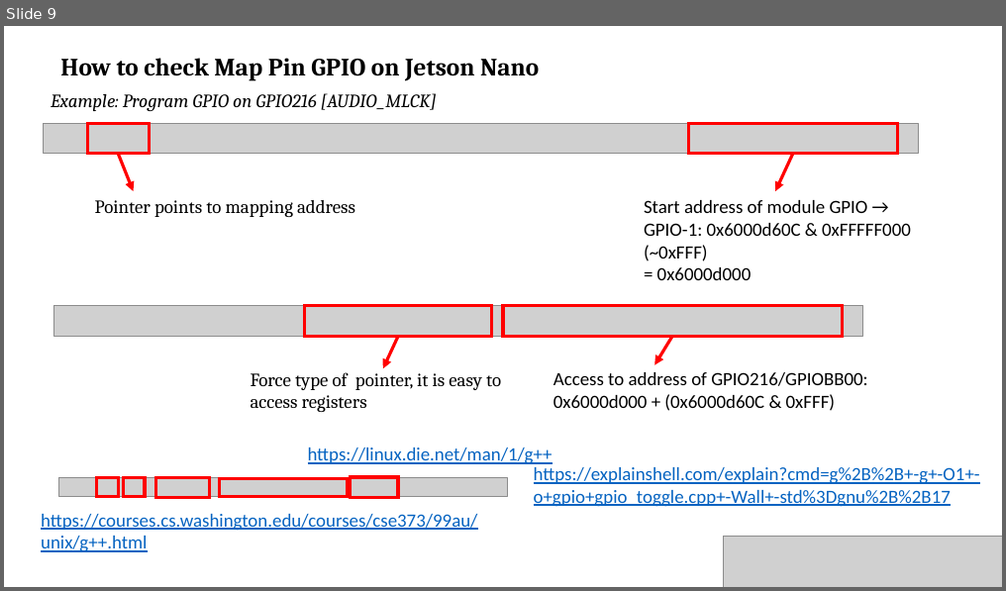
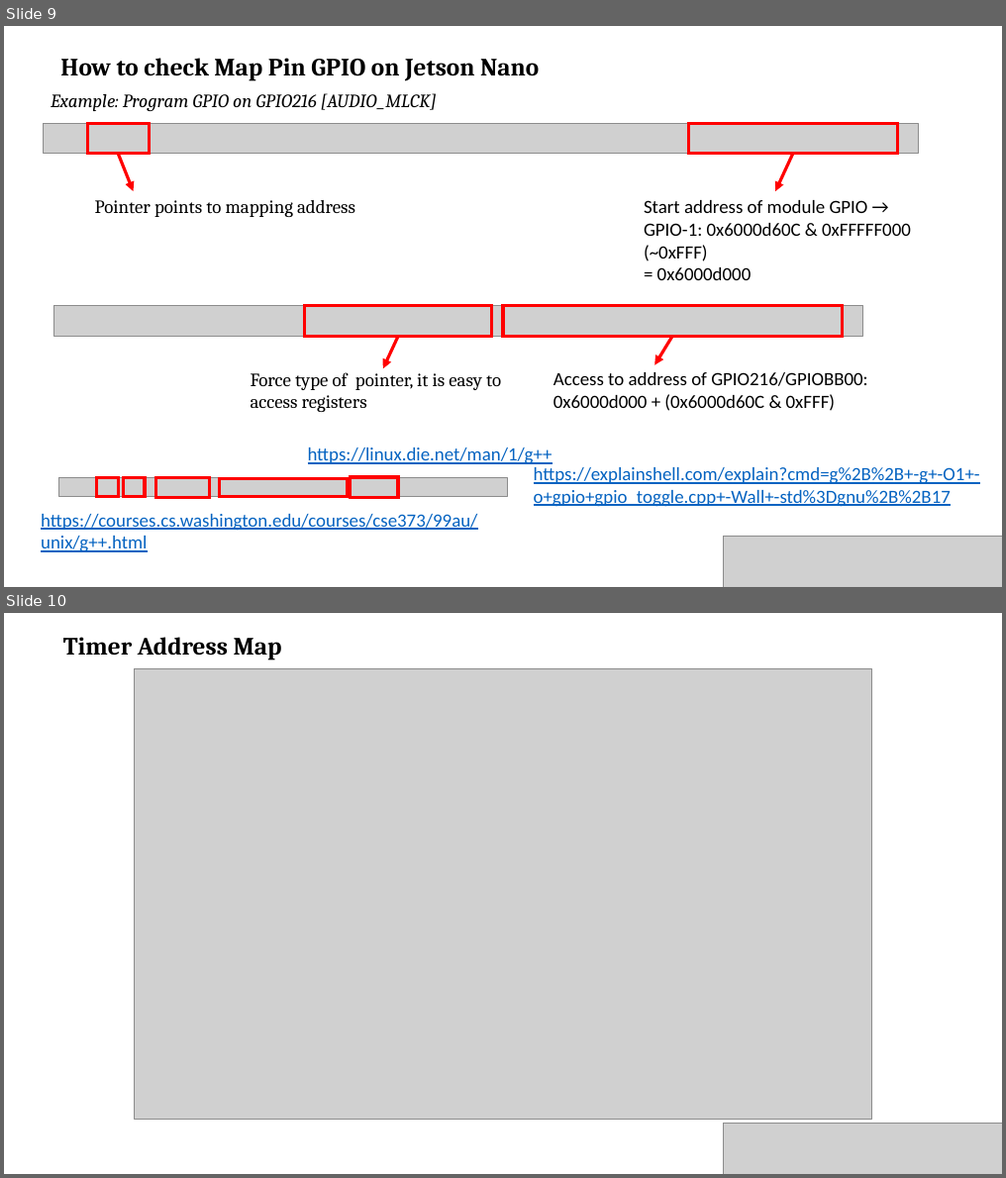
Before and after one commit to thanhhaibk96/Jetson-Nano-Tutorial, a slide deck: Tutorial.pptx. Shown one above the other, each under a label of ours: slide 9 before the commit, slides 9 and 10 after it. The pictures are 1006x591 and 1006x1178 pixels, drawn with LibreOffice and Linux fonts; fonts in the diff are those of the drawing; grey boxes stand for pictures. Boxes give left, top, right and bottom in pixels: in the first picture for what was removed or moved away, otherwise in the second. Text is boxed around its words. In the diff, an @@ line names an element or a change of style, - is before the commit and + after.

```diff
--- a/Tutorial.pptx
+++ b/Tutorial.pptx
@@ slide 10 added at (x1=4, y1=613, x2=1002, y2=1174), background #FFFFFF @@
@@ text added at (x1=63, y1=637, x2=282, y2=661), 24 pt, text #000000, bold @@
+Timer Address Map
@@ picture added at (x1=135, y1=668, x2=872, y2=1119) @@
@@ picture added at (x1=724, y1=1124, x2=1002, y2=1174) @@
```
Also in this commit, not shown: 20 other slides added.
